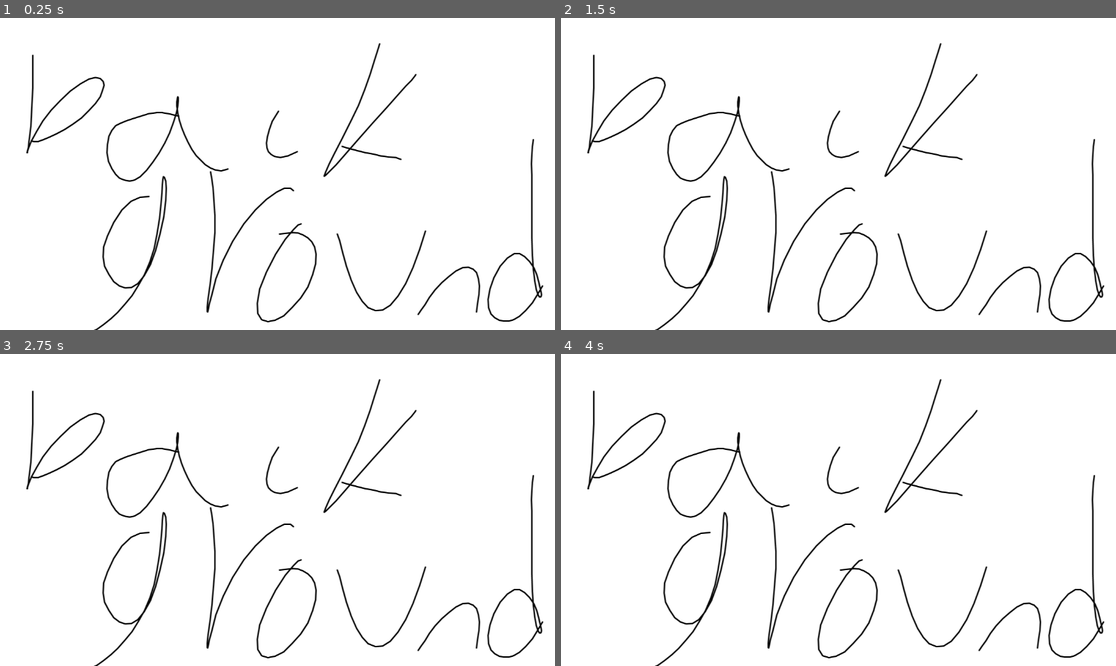
Above: before the commit, frames 1-4 (two rows, left to right).
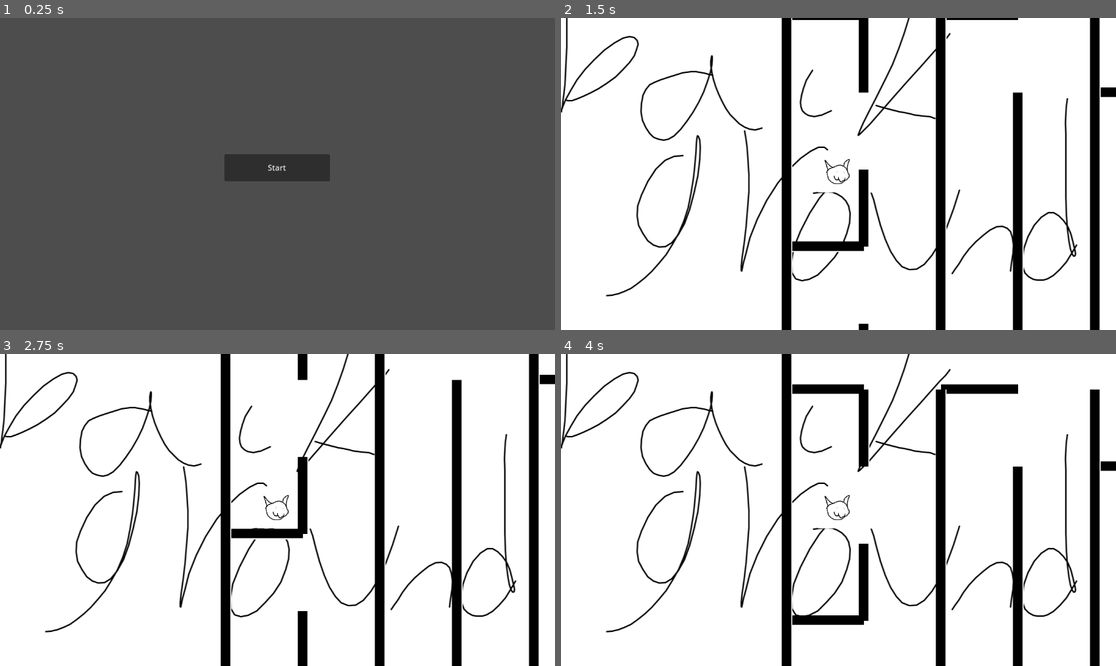
Above: after the commit, the same moments.

Repository: chisatonishikigi479/2024-HackWashU-Project
Game: Godot game, scene res://title_screen.tscn
The game is run twice, just before and just after one commit, with the same random seed, the same clock (stepped at 60 frames per second) and the same inputs. Before the commit the project starts from res://level.tscn.
Inputs (mouse positions are in pixels of both pictures, inside the frame that each line leads up to):
- Up to frame 1 (0.25 s): no input
- Up to frame 2 (1.5 s): click (838, 167) at 0.5 s, where only the run after the commit has a clickable "Start"; tap Enter at 1.25 s; hold D (move_right) from 1.28 s (still down)
- Up to frame 3 (2.75 s): tap Space at 2 s; release D (move_right) at 2.03 s; hold S (move_down) from 2.03 s (still down)
- Up to frame 4 (4 s): tap Enter at 2.75 s; release S (move_down) at 2.78 s; hold D (move_right) 2.78-3.53 s; tap Space at 3.5 s; hold W (move_up) from 3.53 s (still down)

The runs differ from the first frame. In frame 1, 99% of the frame differs, in the area x 0-100%, y 0-100%; in frame 2, 15%; in frame 3, 15%; in frame 4, 15%.

Commit message:
Title Screen Functional

Diff:
--- a/project.godot
+++ b/project.godot
@@ -11,7 +11,7 @@
 [application]
 
 config/name="HackWashU Project"
-run/main_scene="res://level.tscn"
+run/main_scene="res://title_screen.tscn"
 config/features=PackedStringArray("4.3", "Forward Plus")
 config/icon="res://icon.svg"
 
--- a/title_screen.gd
+++ b/title_screen.gd
@@ -1,5 +1,4 @@
 extends Control
-
 
 # Called when the node enters the scene tree for the first time.
 func _ready() -> void:
@@ -9,3 +8,6 @@
 # Called every frame. 'delta' is the elapsed time since the previous frame.
 func _process(delta: float) -> void:
 	pass
+
+func _on_start_button_pressed() -> void:
+	get_tree().change_scene_to_file("res://maze_generation_manager.tscn")
--- a/title_screen.tscn
+++ b/title_screen.tscn
@@ -1,4 +1,7 @@
-[gd_scene format=3 uid="uid://d0mjm7jbj6001"]
+[gd_scene load_steps=3 format=3 uid="uid://d0mjm7jbj6001"]
+
+[ext_resource type="Script" path="res://title_screen.gd" id="1_b8huk"]
+[ext_resource type="Script" path="res://start_button.gd" id="2_tpggw"]
 
 [node name="Title Screen" type="Control"]
 layout_mode = 3
@@ -7,8 +10,15 @@
 anchor_bottom = 1.0
 grow_horizontal = 2
 grow_vertical = 2
+script = ExtResource("1_b8huk")
 
-[node name="Button" type="Button" parent="."]
+[node name="StartButton" type="Button" parent="."]
 layout_mode = 0
-offset_right = 8.0
-offset_bottom = 8.0
+offset_left = 466.0
+offset_top = 283.0
+offset_right = 685.0
+offset_bottom = 339.0
+text = "Start"
+script = ExtResource("2_tpggw")
+
+[connection signal="pressed" from="StartButton" to="." method="_on_start_button_pressed"]
